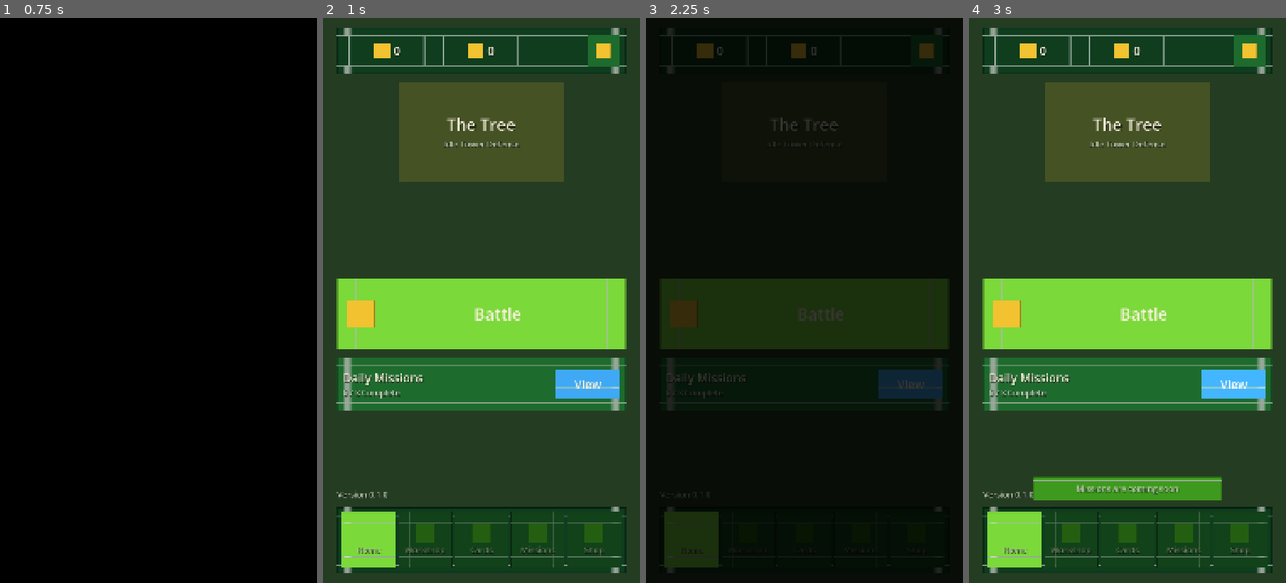
Above: before the commit, frames 1-4 (left to right).
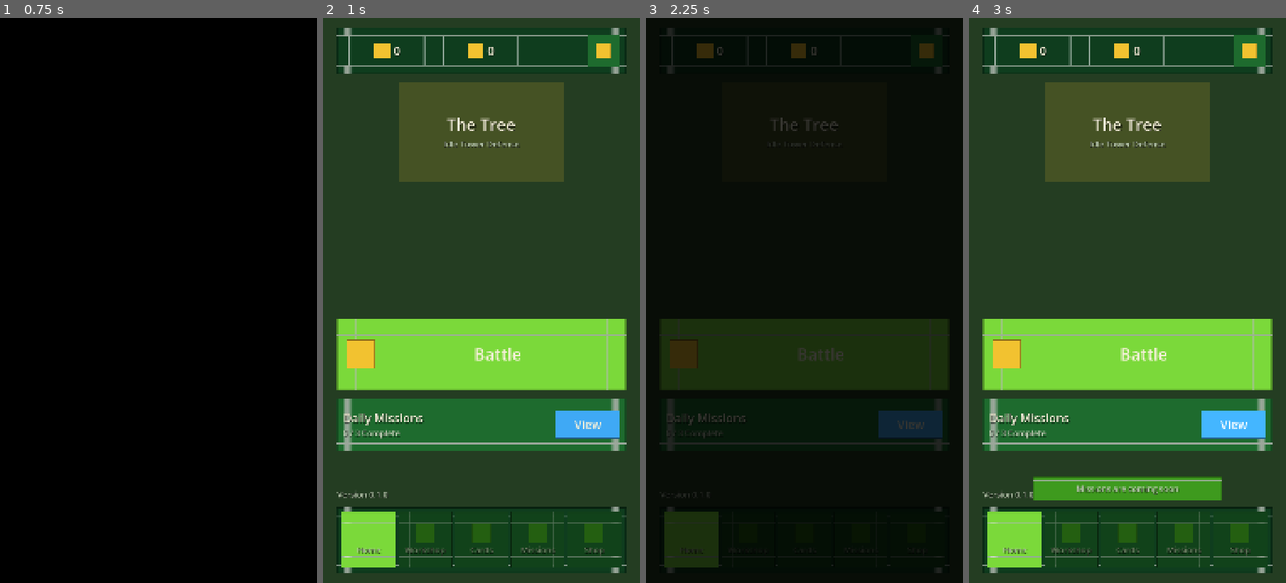
Above: after the commit, the same moments.

Repository: Endertainment/the-tree-idle-td
Game: Godot game, scene res://scenes/boot/boot.tscn
Same seed, same stepped clock (60 frames per second), same inputs: the game is played once before the commit and once after it.
Inputs (mouse positions are in pixels of both pictures, inside the frame that each line leads up to):
- Up to frame 1 (0.75 s): tap Enter at 0.5 s; move the mouse to (228, 272) at 0.52 s; click (228, 272) at 0.67 s
- Up to frame 2 (1 s): no input
- Up to frame 3 (2.25 s): click "Battle" at 1.25 s; click (677, 46) at 2 s
- Up to frame 4 (3 s): click "View" at 2.75 s

Frame 1 is identical in both runs. In frame 2, 22% of the frame differs, in the area x 4-96%, y 46-77%; in frame 3, 11%; in frame 4, 22%.

Commit message:
feat(m0): tune menu spacing, add scene capture tool and M0 previews

Diff:
--- a/scenes/menu/main_menu.tscn
+++ b/scenes/menu/main_menu.tscn
@@ -154,6 +154,7 @@
 [node name="SpacerTop" type="Control" parent="SafeArea/Layout"]
 layout_mode = 2
 size_flags_vertical = 3
+size_flags_stretch_ratio = 3.0
 mouse_filter = 2
 
 [node name="BattleButton" parent="SafeArea/Layout" instance=ExtResource("2_button")]
@@ -203,6 +204,7 @@
 [node name="SpacerBottom" type="Control" parent="SafeArea/Layout"]
 layout_mode = 2
 size_flags_vertical = 3
+size_flags_stretch_ratio = 1.0
 mouse_filter = 2
 
 [node name="NavBar" type="PanelContainer" parent="SafeArea/Layout"]
--- /dev/null
+++ b/tools/capture_scene.gd
@@ -0,0 +1,32 @@
+extends SceneTree
+## Temporary capture helper: renders a scene to a PNG so a headless-ish review is possible.
+## Run: godot --path . --script res://tools/capture_scene.gd -- <scene_path> <out_path>
+
+func _initialize() -> void:
+	_run.call_deferred()
+
+
+func _run() -> void:
+	var args := OS.get_cmdline_user_args()
+	var scene_path: String = args[0] if args.size() > 0 else "res://scenes/menu/main_menu.tscn"
+	var out_path: String = args[1] if args.size() > 1 else "res://docs/_shot_menu.png"
+
+	var packed := load(scene_path) as PackedScene
+	if packed == null:
+		push_error("cannot load %s" % scene_path)
+		quit(1)
+		return
+	DisplayServer.window_set_size(Vector2i(1080, 1920))
+	root.size = Vector2i(1080, 1920)
+	root.add_child(packed.instantiate())
+	await create_timer(1.2).timeout
+	await process_frame
+
+	var img := root.get_texture().get_image()
+	if img == null:
+		push_error("no viewport image")
+		quit(1)
+		return
+	var err := img.save_png(out_path)
+	print("saved %s (%dx%d) err=%d" % [out_path, img.get_width(), img.get_height(), err])
+	quit(0)
Binary file added: docs/preview/m0_battle.png
Not shown, added: docs/preview/m0_battle.png.import
Binary file added: docs/preview/m0_menu.png
Not shown, added: docs/preview/m0_menu.png.import
Not shown, added: tools/capture_scene.gd.uid
Not shown, added: tools/smoke_test.gd.uid
